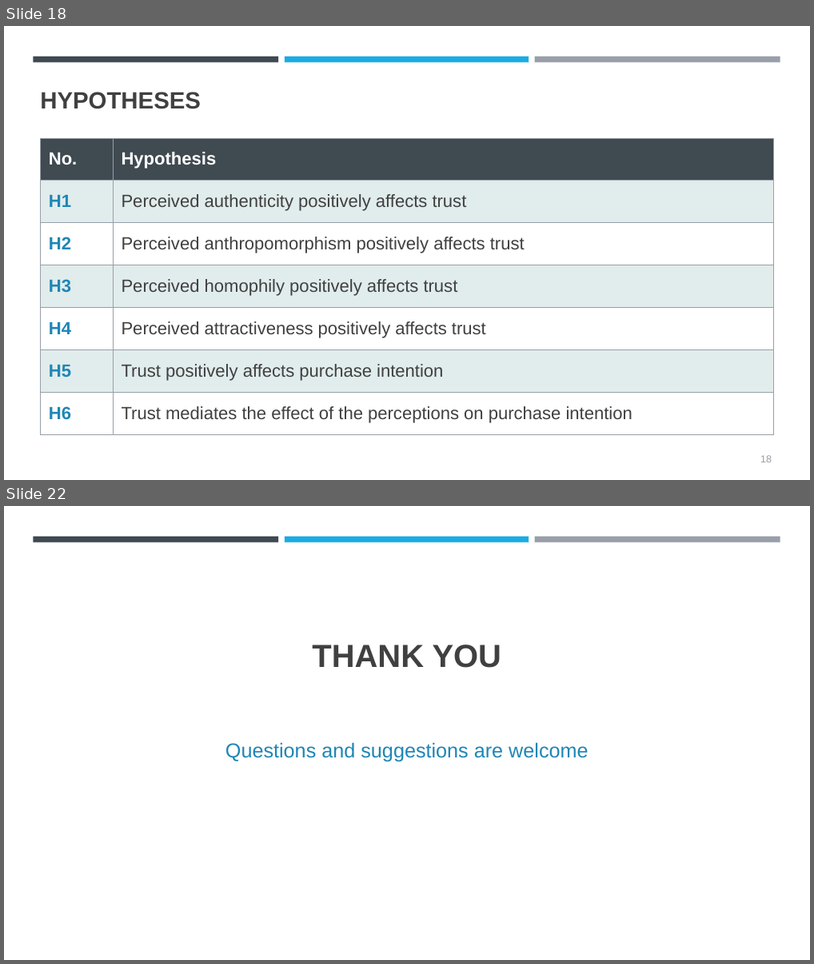
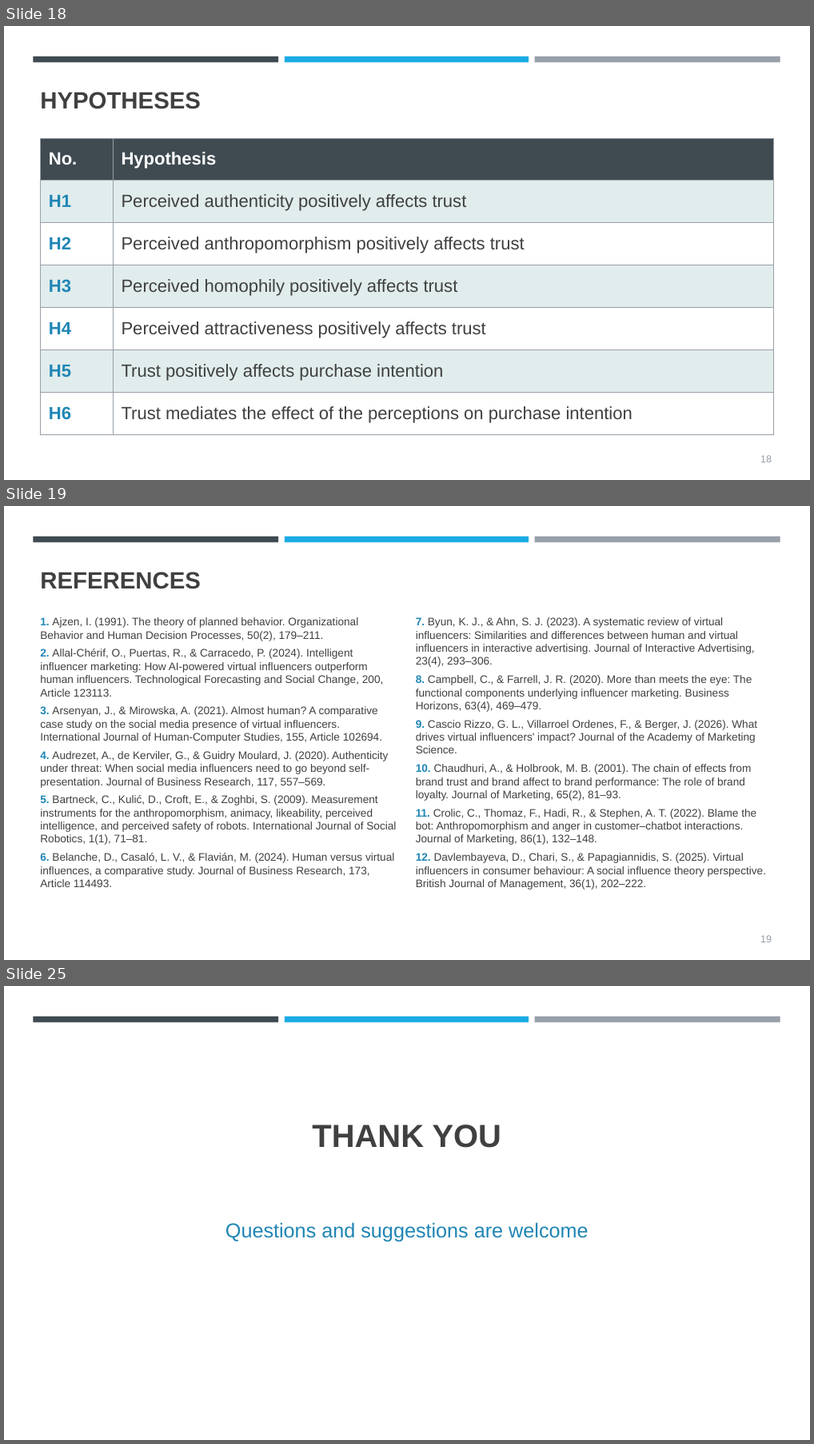
Before and after one commit to Abhiramjayan-versiert/AJ-Claude-, a slide deck: presentation/Virtual_Influencers_Trust_Purchase_Intention_GenZ.pptx. Shown one above the other, each under a label of ours: slides 18 and 22 before the commit, slides 18, 19 and 25 after it; the slides between them are not shown. The pictures are 814x964 and 814x1444 pixels, drawn with LibreOffice and Linux fonts; fonts in the diff are those of the drawing. Boxes give left, top, right and bottom in pixels: in the first picture for what was removed or moved away, otherwise in the second. Text is boxed around its words. In the diff, an @@ line names an element or a change of style, - is before the commit and + after.

```diff
--- a/presentation/Virtual_Influencers_Trust_Purchase_Intention_GenZ.pptx
+++ b/presentation/Virtual_Influencers_Trust_Purchase_Intention_GenZ.pptx
@@ slide 19 added at bbox=[4, 506, 810, 960], background #FFFFFF; not listed: 3 template elements that a slide beside it also shows @@
@@ title added at bbox=[40, 572, 201, 589], 28 pt, text #404040, bold @@
+REFERENCES
@@ text added at bbox=[40, 617, 396, 887], 13 pt, text #404040 @@
+1. Ajzen, I. (1991). The theory of planned behavior. Organizational Behavior and Human Decision Processes, 50(2), 179–211.
+2. Allal-Chérif, O., Puertas, R., & Carracedo, P. (2024). Intelligent influencer marketing: How AI-powered virtual influencers outperform human influencers. Technological Forecasting and Social Change, 200, Article 123113.
+3. Arsenyan, J., & Mirowska, A. (2021). Almost human? A comparative case study on the social media presence of virtual influencers. International Journal of Human-Computer Studies, 155, Article 102694.
+4. Audrezet, A., de Kerviler, G., & Guidry Moulard, J. (2020). Authenticity under threat: When social media influencers need to go beyond self-presentation. Journal of Business Research, 117, 557–569.
+5. Bartneck, C., Kulić, D., Croft, E., & Zoghbi, S. (2009). Measurement instruments for the anthropomorphism, animacy, likeability, perceived intelligence, and perceived safety of robots. International Journal of Social Robotics, 1(1), 71–81.
+6. Belanche, D., Casaló, L. V., & Flavián, M. (2024). Human versus virtual influences, a comparative study. Journal of Business Research, 173, Article 114493.
@@ text added at bbox=[416, 617, 766, 889], 13 pt, text #404040 @@
+7. Byun, K. J., & Ahn, S. J. (2023). A systematic review of virtual influencers: Similarities and differences between human and virtual influencers in interactive advertising. Journal of Interactive Advertising, 23(4), 293–306.
+8. Campbell, C., & Farrell, J. R. (2020). More than meets the eye: The functional components underlying influencer marketing. Business Horizons, 63(4), 469–479.
+9. Cascio Rizzo, G. L., Villarroel Ordenes, F., & Berger, J. (2026). What drives virtual influencers' impact? Journal of the Academy of Marketing Science.
+10. Chaudhuri, A., & Holbrook, M. B. (2001). The chain of effects from brand trust and brand affect to brand performance: The role of brand loyalty. Journal of Marketing, 65(2), 81–93.
+11. Crolic, C., Thomaz, F., Hadi, R., & Stephen, A. T. (2022). Blame the bot: Anthropomorphism and anger in customer–chatbot interactions. Journal of Marketing, 86(1), 132–148.
+12. Davlembayeva, D., Chari, S., & Papagiannidis, S. (2025). Virtual influencers in consumer behaviour: A social influence theory perspective. British Journal of Management, 36(1), 202–222.
@@ page number added at bbox=[761, 935, 772, 942], 12 pt, text #989FA8 @@
+19
@@ what was slide 22 is now slide 25 @@
```
Also in this commit, not shown: 3 slides changed, 2 other slides added.
